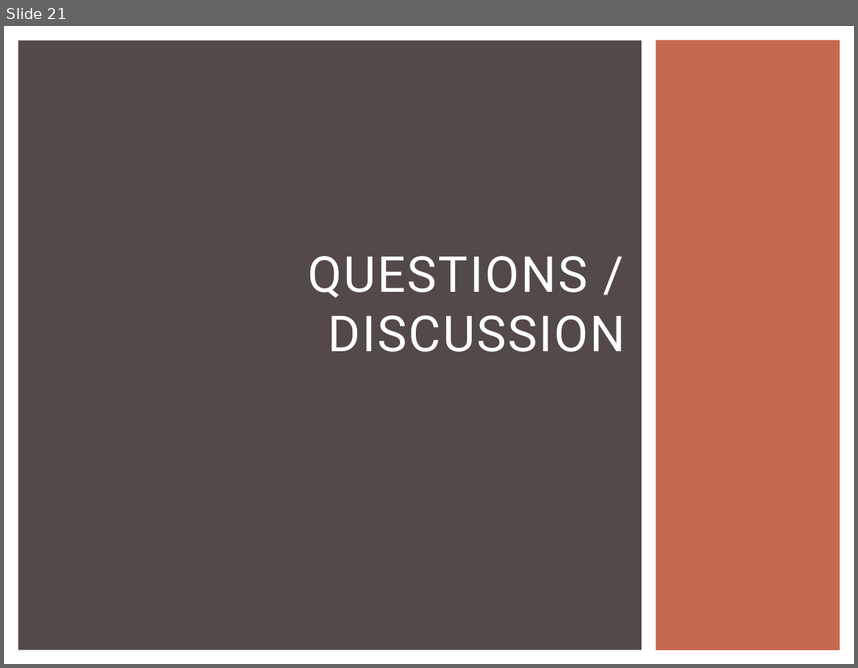
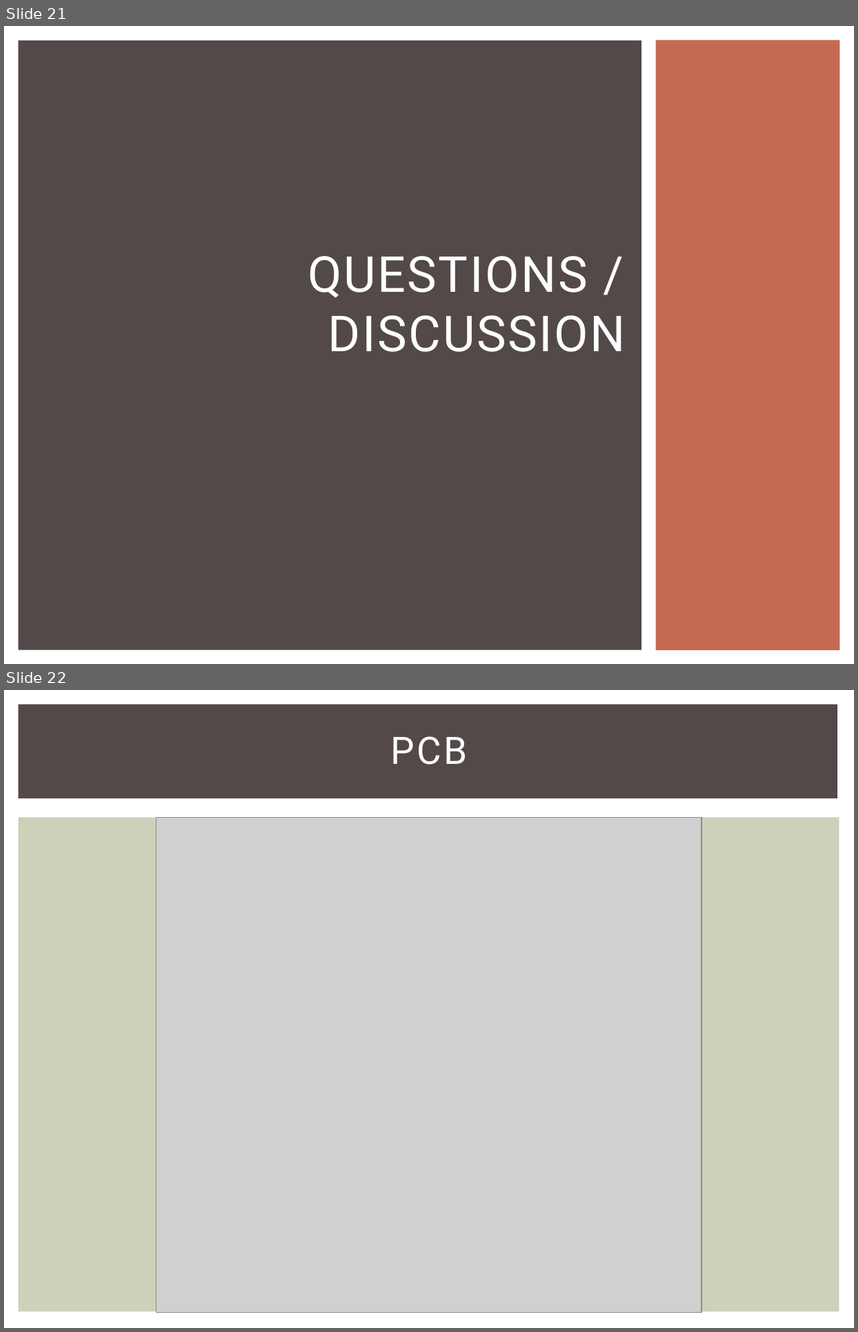
Before and after one commit to snowpuppy/augreality, a slide deck: doc/AugRealityMidReview.pptx. Shown one above the other, each under a label of ours: slide 21 before the commit, slides 21 and 22 after it. The pictures are 858x668 and 858x1332 pixels, drawn with LibreOffice and Linux fonts; fonts in the diff are those of the drawing; grey boxes stand for pictures. Boxes give left, top, right and bottom in pixels: in the first picture for what was removed or moved away, otherwise in the second. Text is boxed around its words. In the diff, an @@ line names an element or a change of style, - is before the commit and + after.

```diff
--- a/doc/AugRealityMidReview.pptx
+++ b/doc/AugRealityMidReview.pptx
@@ slide 22 added at (x1=4, y1=690, x2=854, y2=1328), background #FFFFFF @@
@@ rectangle added at (x1=18, y1=704, x2=838, y2=799), fill #534949 @@
@@ title added at (x1=390, y1=736, x2=467, y2=765), 32 pt, text #FFFFFF @@
+PCB
@@ rectangle added at (x1=18, y1=818, x2=840, y2=1312), fill #CCD1B9 @@
@@ picture added at (x1=156, y1=818, x2=702, y2=1312) @@
```
Also in this commit, not shown: 1 other slide added.
